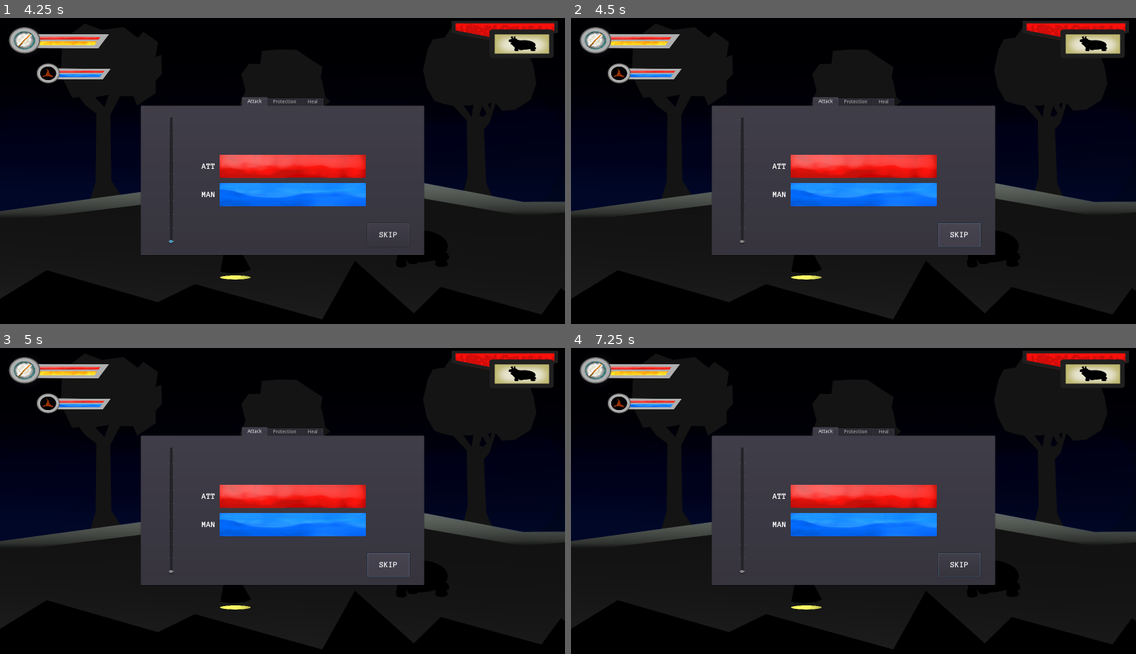
Above: before the commit, frames 1-4 (two rows, left to right).
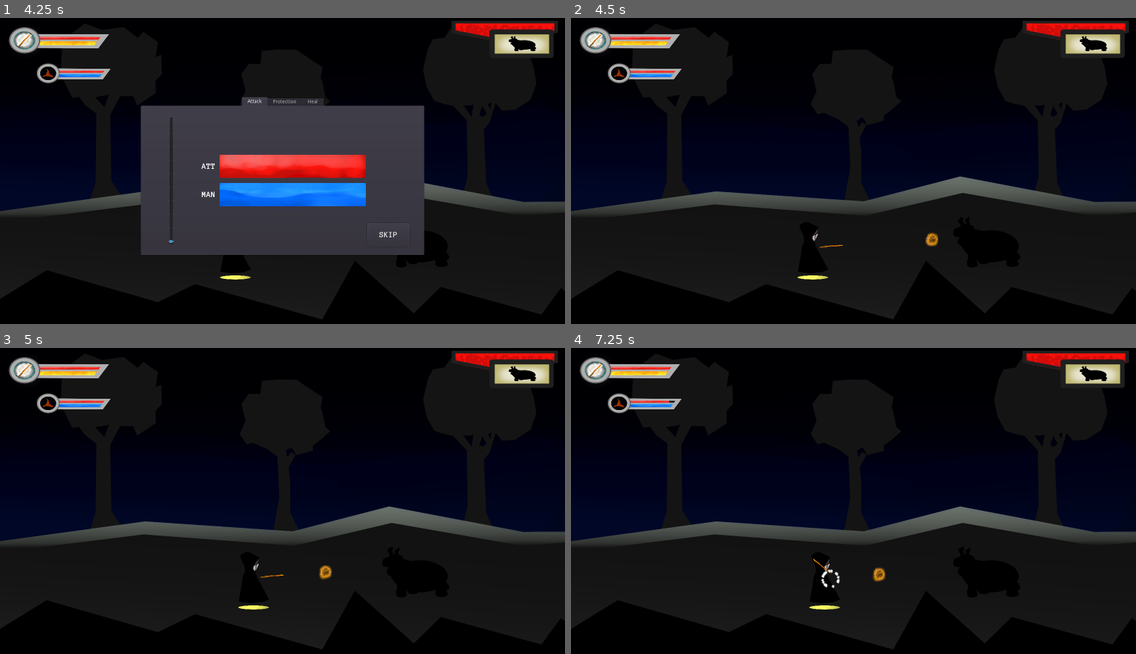
Above: after the commit, the same moments.

Repository: tperraut/ludumdare41
Game: Godot game, scene res://Test.tscn
Two runs of this game, one before a commit and one after it. Both use one fixed random seed, a clock stepped at 60 frames per second and the inputs below.
Inputs (mouse positions are in pixels of both pictures, inside the frame that each line leads up to):
- Up to frame 1 (4.25 s): move the mouse to (406, 161) at 0.52 s; click (406, 161) at 0.6 s; move the mouse to (169, 192) at 1.27 s; click (169, 192) at 1.35 s; move the mouse to (339, 106) at 2.02 s; click (339, 106) at 2.1 s; move the mouse to (254, 241) at 2.77 s; click (254, 241) at 2.85 s; move the mouse to (452, 223) at 3.52 s; click (452, 223) at 3.6 s; tap Space (pause) at 4.15 s
- Up to frame 2 (4.5 s): click "SKIP" at 4.25 s
- Up to frame 3 (5 s): no input
- Up to frame 4 (7.25 s): click (960, 565) at 5 s, where only the run before the commit has a clickable "SKIP"; click (960, 565) at 5.75 s, where only the run before the commit has a clickable "SKIP"; move the mouse to (684, 458) at 6.52 s; click (684, 458) at 6.6 s

Frame 1 is identical in both runs. In frame 2, 24% of the frame differs, in the area x 24-76%, y 25-86%; in frame 3, 24%; in frame 4, 24%, in the area x 17-76%, y 17-86%.

Commit message:
skip working

Diff:
--- /dev/null
+++ b/Popup.gd
@@ -0,0 +1,5 @@
+extends Popup
+
+func _on_Menu_skiped():
+	hide()
+	get_tree().paused = false
--- a/Test.tscn
+++ b/Test.tscn
@@ -7,11 +7,13 @@
 [ext_resource path="res://gui/profile/magician/UIMagician.tscn" type="PackedScene" id=5]
 [ext_resource path="res://characters/magician/Magician.tscn" type="PackedScene" id=6]
 [ext_resource path="res://characters/ennemi/Ennemi.tscn" type="PackedScene" id=7]
-[ext_resource path="res://gui/menu/Menu.tscn" type="PackedScene" id=8]
+[ext_resource path="res://Popup.gd" type="Script" id=8]
+[ext_resource path="res://gui/menu/Menu.tscn" type="PackedScene" id=9]
 
 [node name="Test" type="Node" index="0"]
 
 script = ExtResource( 1 )
+_sections_unfolded = [ "Pause" ]
 
 [node name="ColorRect" type="TextureRect" parent="." index="0"]
 
@@ -33,7 +35,6 @@
 [node name="Gui" type="VBoxContainer" parent="." index="1"]
 
 pause_mode = 1
-editor/display_folded = true
 anchor_left = 0.0
 anchor_top = 0.0
 anchor_right = 1.0
@@ -279,9 +280,10 @@
 size_flags_horizontal = 1
 size_flags_vertical = 1
 popup_exclusive = false
+script = ExtResource( 8 )
 _sections_unfolded = [ "Pause", "Popup" ]
 
-[node name="Menu" parent="Popup" index="0" instance=ExtResource( 8 )]
+[node name="Menu" parent="Popup" index="0" instance=ExtResource( 9 )]
 
 anchor_left = 0.25
 anchor_top = 0.25
@@ -297,3 +299,5 @@
 [connection signal="cast" from="Ennemi" to="." method="_on_cast"]
 
 [connection signal="health_changed" from="Ennemi" to="Gui/HBoxContainer/UIEnnemi" method="_on_health_changed"]
+
+[connection signal="skiped" from="Popup/Menu" to="Popup" method="_on_Menu_skiped"]
--- a/gui/menu/Menu.gd
+++ b/gui/menu/Menu.gd
@@ -1,6 +1,6 @@
 extends Container
 
+signal skiped
+
 func _on_Button_pressed():
-	#TODO
-	Input.action_press("pause")
-	Input.action_release("pause")
+	emit_signal("skiped")
--- a/project.godot
+++ b/project.godot
@@ -22,6 +22,11 @@
 
 [input]
 
+ui_accept=[ Object(InputEventKey,"resource_local_to_scene":false,"resource_name":"","device":0,"alt":false,"shift":false,"control":false,"meta":false,"command":false,"pressed":false,"scancode":16777221,"unicode":0,"echo":false,"script":null)
+, Object(InputEventKey,"resource_local_to_scene":false,"resource_name":"","device":0,"alt":false,"shift":false,"control":false,"meta":false,"command":false,"pressed":false,"scancode":16777222,"unicode":0,"echo":false,"script":null)
+, Object(InputEventJoypadButton,"resource_local_to_scene":false,"resource_name":"","device":0,"button_index":0,"pressure":0.0,"pressed":false,"script":null)
+, Object(InputEventKey,"resource_local_to_scene":false,"resource_name":"","device":0,"alt":false,"shift":false,"control":false,"meta":false,"command":false,"pressed":false,"scancode":32,"unicode":0,"echo":false,"script":null)
+ ]
 click=[ Object(InputEventMouseButton,"resource_local_to_scene":false,"resource_name":"","device":0,"alt":false,"shift": …(208 unchanged characters)…
  ]
 pause=[ Object(InputEventKey,"resource_local_to_scene":false,"resource_name":"","device":0,"alt":false,"shift":false,"control":false,"meta":false,"command":false,"pressed":false,"scancode":32,"unicode":0,"echo":false,"script":null)
Not shown: 1 places in Test.tscn that only renumber resources
